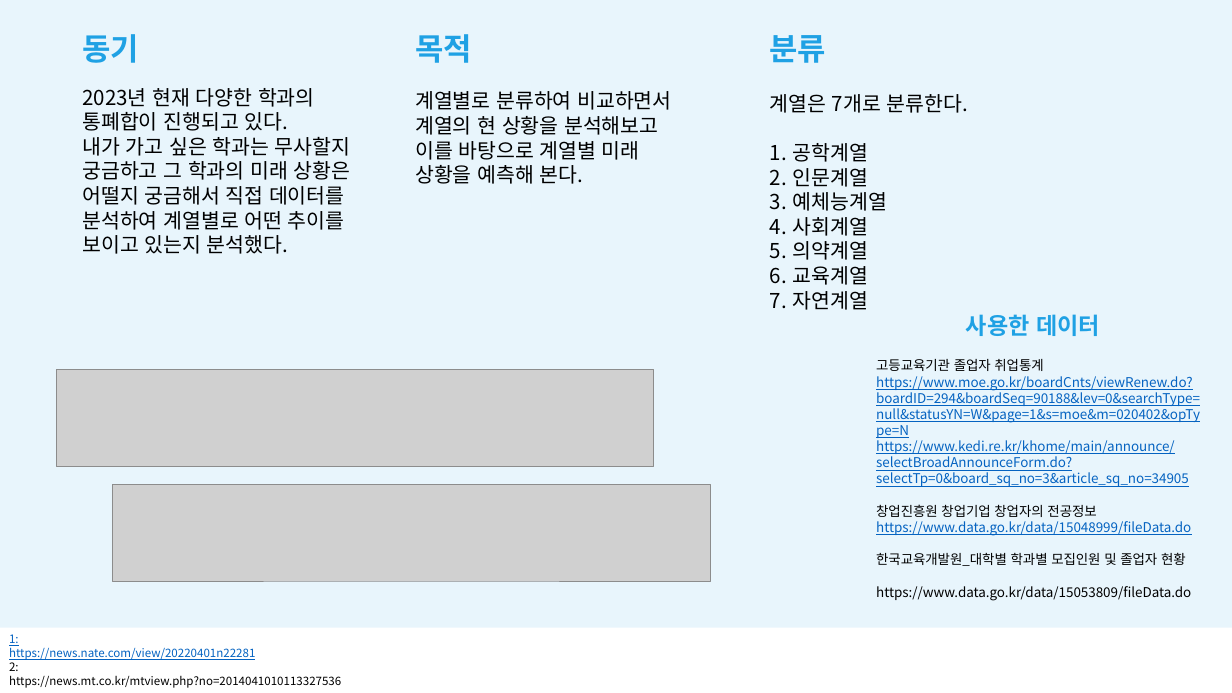
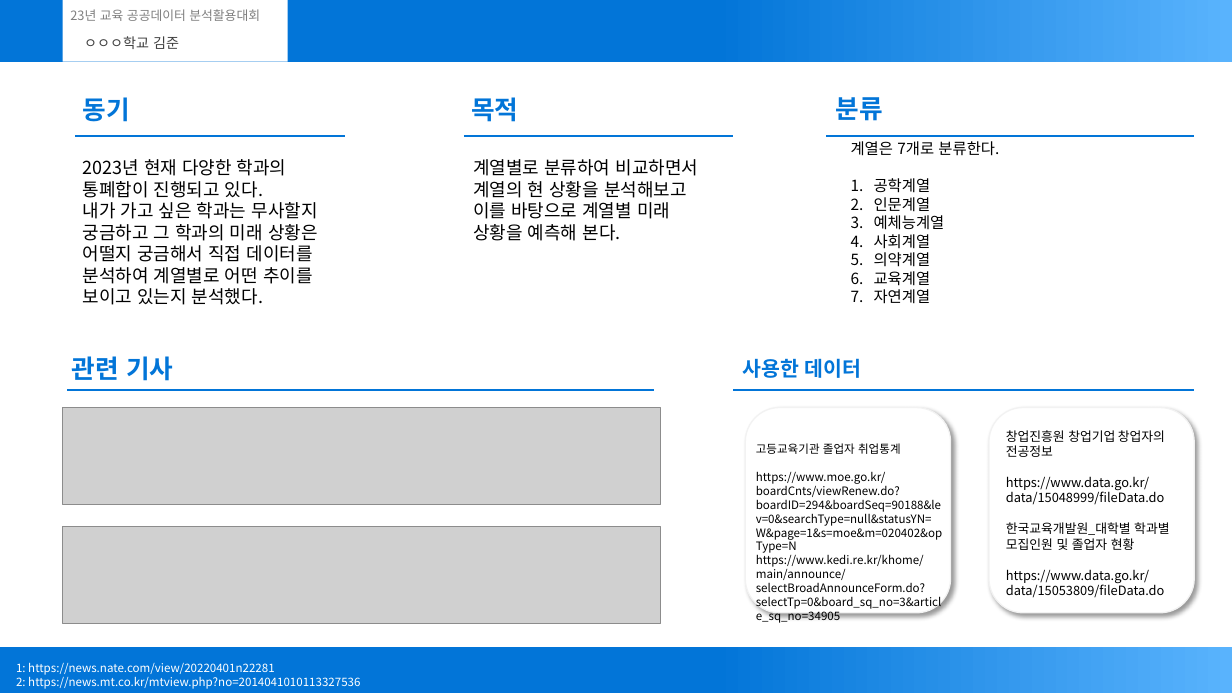
Before and after one commit to joon-11/23_dataAnalisysContestProject, a slide deck: slide 2 of submit.pptx. Drawn at 1232x693 pixels with LibreOffice and Linux fonts; fonts in the diff are those of the drawing; grey boxes stand for pictures. Boxes give left, top, right and bottom in pixels: in the first picture for what was removed or moved away, otherwise in the second. Text is boxed around its words. In the diff, an @@ line names an element or a change of style, - is before the commit and + after.

```diff
--- a/submit.pptx
+++ b/submit.pptx
@@ rectangle removed at (0,0,1232,628) @@
@@ rectangle added at (0,0,1232,62), fill gradient #0275D8 to #59B3FD @@
@@ rectangle added at (63,0,288,62), fill #FFFFFF @@
@@ text added at (70,9,260,21), 10 pt, text #808080 @@
+23년 교육 공공데이터 분석활용대회
@@ text added at (84,36,179,49), 11 pt, text #404040 @@
+ㅇㅇㅇ학교 김준
@@ text "동기": place and size @@
-text "동기" at (83,34,140,63)
+text "동기" at (82,97,129,122)
@@ text "목적": place and size @@
-text "목적" at (415,34,472,63)
+text "목적" at (471,97,518,122)
@@ size 24 to 20 pt, text colour #1FA1E4 to #0275D8 in 3 elements at (82,97,129,122), (471,97,518,122), (836,97,883,121) @@
@@ text "분류": place and size @@
-text "분류" at (770,35,827,63)
+text "분류" at (836,97,883,121)
@@ text "2023년 현재 다양한 학과의 통폐합이 ...": place and size @@
-text "2023년 현재 다양한 학과의 통폐합이 ..." at (82,88,351,254)
+text "2023년 현재 다양한 학과의 통폐합이 ..." at (82,159,318,305)
@@ text "2023년 현재 다양한 학과의 통폐합이 ..." at (82,159,318,305): size 16 to 14 pt @@
@@ line added from (75, 136) to (345, 136), #0275D8 1.5 pt @@
@@ text "계열별로 분류하여 비교하면서 계열의 현 ..." at (473,159,699,241): size 16 to 14 pt @@
@@ text "계열별로 분류하여 비교하면서 계열의 현 ...": place and size @@
-text "계열별로 분류하여 비교하면서 계열의 현 ..." at (415,91,671,184)
+text "계열별로 분류하여 비교하면서 계열의 현 ..." at (473,159,699,241)
@@ line added from (464, 136) to (734, 136), #0275D8 1.5 pt @@
@@ line added from (826, 136) to (1194, 136), #0275D8 1.5 pt @@
@@ text "계열은 7개로 분류한다.": place and size @@
-text "계열은 7개로 분류한다." at (770,94,968,310)
+text "계열은 7개로 분류한다." at (851,141,999,304)
@@ text "계열은 7개로 분류한다." at (851,141,999,304): size 16 to 12 pt @@
@@ text added at (72,356,173,381), 20 pt, text #0275D8, bold @@
+관련 기사
@@ text "사용한 데이터": place and size @@
-text "사용한 데이터" at (966,314,1100,336)
+text "사용한 데이터" at (743,358,862,378)
@@ text "사용한 데이터" at (743,358,862,378): size 18 to 16 pt, text colour #1FA1E4 to #0275D8 @@
@@ text at (876,359,1200,487): paragraphs removed @@
-고등교육기관 졸업자 취업통계
-https://www.moe.go.kr/boardCnts/viewRenew.do?boardID=294&boardSeq=90188&lev=0&searchType=null&statusYN=W&page=1&s=moe&m=020402&opType=N
-https://www.kedi.re.kr/khome/main/announce/selectBroadAnnounceForm.do?selectTp=0&board_sq_no=3&article_sq_no=34905
@@ picture: place and size @@
-picture at (56,370,654,467)
+picture at (63,408,661,505)
@@ line added from (67, 390) to (654, 390), #0275D8 1.5 pt @@
@@ line added from (734, 390) to (1194, 390), #0275D8 1.5 pt @@
@@ rounded rectangle added at (746,408,951,613), fill #FFFFFF, outline #F2F2F2 1 pt @@
@@ rounded rectangle added at (989,408,1194,613), fill #FFFFFF, outline #F2F2F2 1 pt @@
@@ text added at (756,443,942,623), 9 pt, text #000000 @@
+고등교육기관 졸업자 취업통계
+https://www.moe.go.kr/boardCnts/viewRenew.do?boardID=294&boardSeq=90188&lev=0&searchType=null&statusYN=W&page=1&s=moe&m=020402&opType=N
+https://www.kedi.re.kr/khome/main/announce/selectBroadAnnounceForm.do?selectTp=0&board_sq_no=3&article_sq_no=34905
@@ text "창업진흥원 창업기업 창업자의 전공정보": place and size @@
-text "창업진흥원 창업기업 창업자의 전공정보" at (876,359,1200,600)
+text "창업진흥원 창업기업 창업자의 전공정보" at (1006,430,1169,598)
@@ text "창업진흥원 창업기업 창업자의 전공정보" at (1006,430,1169,598): size 10.5 to 10 pt; text colour #0563C1 to #000000, underline off in "https://www.data.go.kr/data/15048999/fileData.do" @@
@@ picture: place and size @@
-picture at (112,485,711,581)
+picture at (63,527,661,623)
@@ rectangle added at (0,647,1232,693), fill gradient #0275D8 to #59B3FD @@
@@ text at (16,662,360,689): text changed; text colour #000000 to #FFFFFF @@
-1:
-https://news.nate.com/view/20220401n22281
-2:
-https://news.mt.co.kr/mtview.php?no=2014041010113327536
+1: https://news.nate.com/view/20220401n22281
+2: https://news.mt.co.kr/mtview.php?no=2014041010113327536
```
Also in this commit, not shown: 3 other slides changed, 3 slides added, 1 slide removed.
